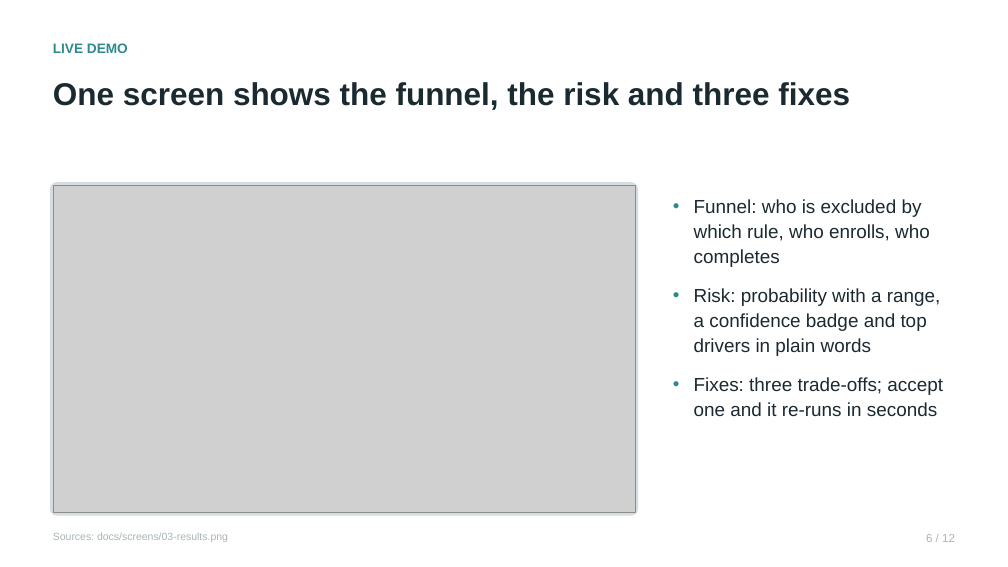
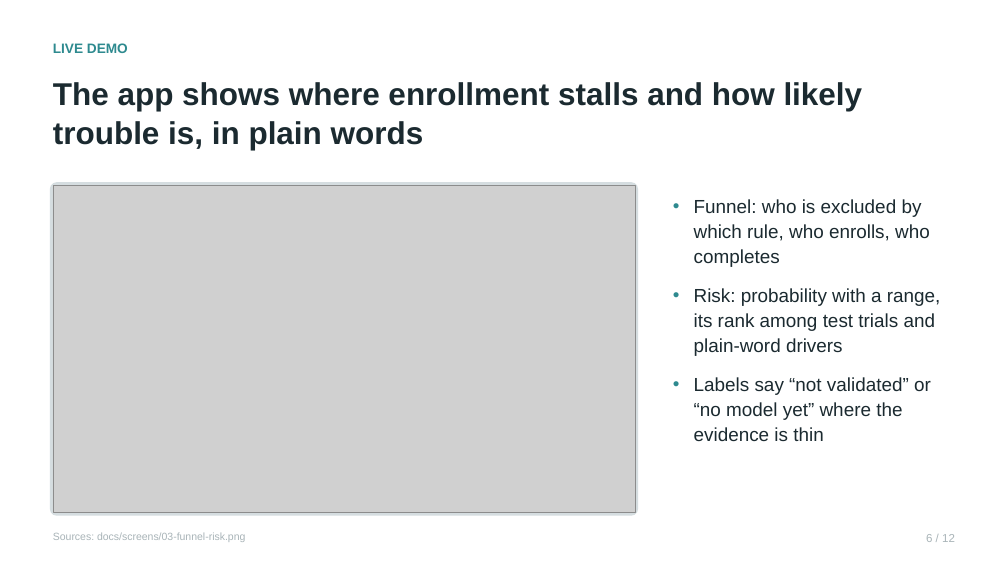
Before and after one commit to RaghulKS/Clinova, a slide deck: slide 6 of docs/deck/clinova.pptx. Drawn at 1008x567 pixels with LibreOffice and Linux fonts; fonts in the diff are those of the drawing; grey boxes stand for pictures. Boxes give left, top, right and bottom in pixels: in the first picture for what was removed or moved away, otherwise in the second. Text is boxed around its words. In the diff, an @@ line names an element or a change of style, - is before the commit and + after.

Commit message:
T42: final deck from gate/3 main: T32 screenshots, all 12 renders checked, PDF

```diff
--- a/docs/deck/clinova.pptx
+++ b/docs/deck/clinova.pptx
@@ text at [53, 82, 863, 150]: text changed @@
-One screen shows the funnel, the risk and three fixes
+The app shows where enrollment stalls and how likely trouble is, in plain words
@@ text at [694, 288, 941, 441]: text changed @@
-• Risk: probability with a range, a confidence badge and top drivers in plain words
-• Fixes: three trade-offs; accept one and it re-runs in seconds
+• Risk: probability with a range, its rank among test trials and plain-word drivers
+• Labels say “not validated” or “no model yet” where the evidence is thin
@@ text at [53, 532, 245, 542]: text changed @@
-Sources: docs/screens/03-results.png
+Sources: docs/screens/03-funnel-risk.png
```
Also in this commit, not shown: 3 other slides changed, 11 other files.
